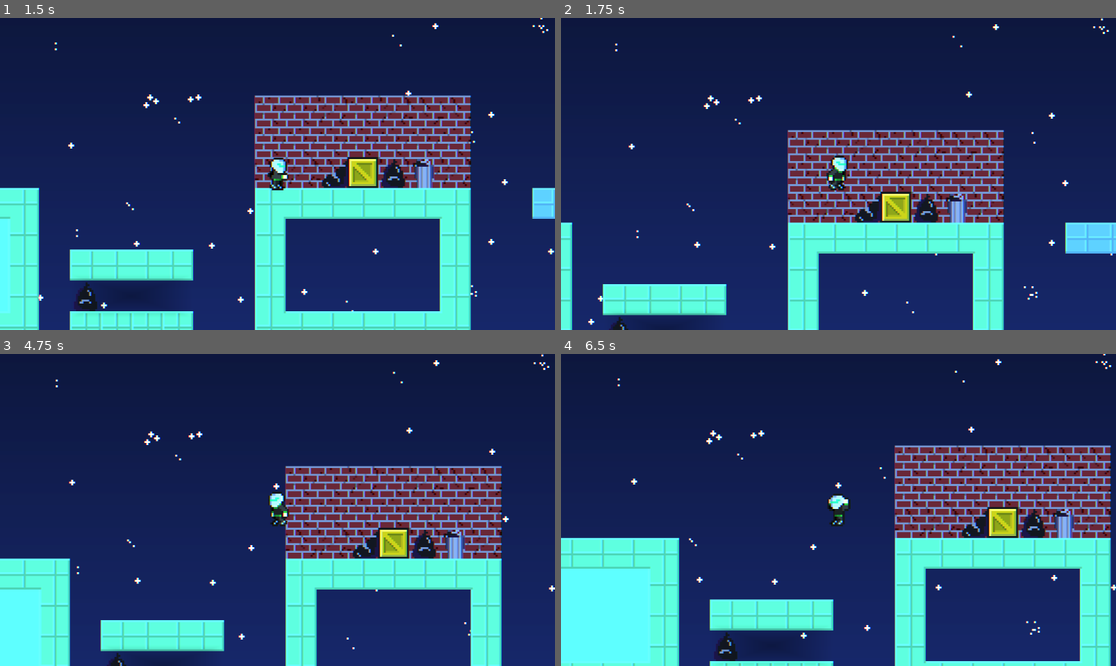
Above: before the commit, frames 1-4 (two rows, left to right).
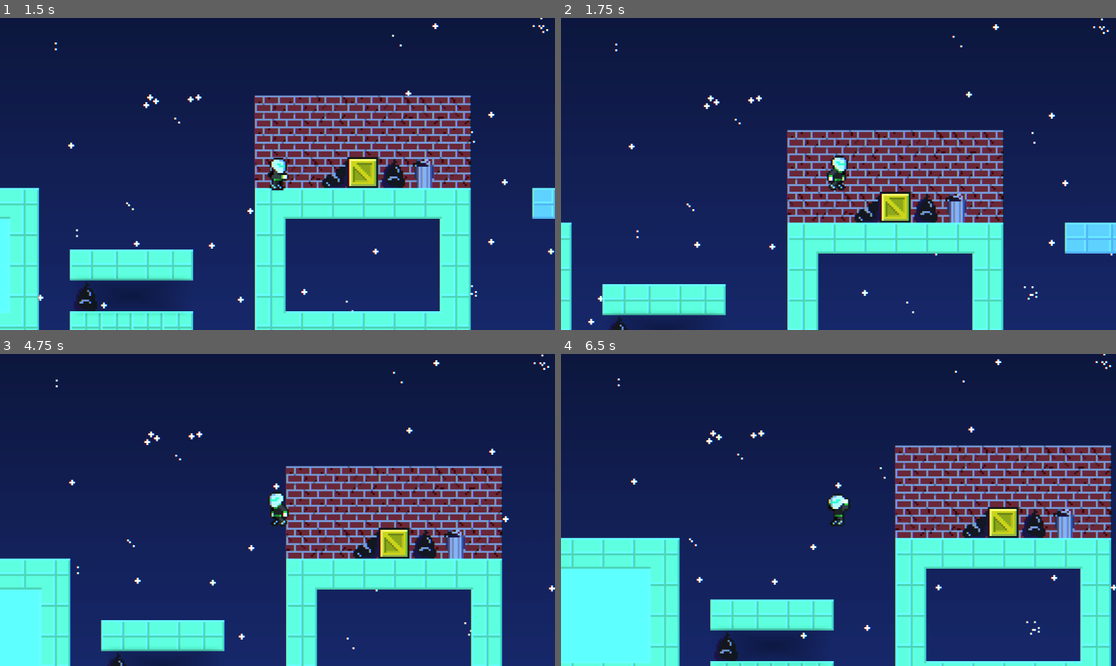
Above: after the commit, the same moments.

Repository: reneelias/Godot-2D-Platformer
Game: Godot game, scene res://Scenes/main.tscn
The game is run twice, just before and just after one commit, with the same random seed, the same clock (stepped at 60 frames per second) and the same inputs.
Inputs:
- Up to frame 1 (1.5 s): hold R 0.53-1.28 s; hold D (MoveRight) from 0.53 s (still down); tap Space (Jump) at 0.77 s; tap R at 1.35 s
- Up to frame 2 (1.75 s): keep holding D (MoveRight); tap Space (Jump) at 1.52 s
- Up to frame 3 (4.75 s): release D (MoveRight) at 2.03 s; hold A (MoveLeft) 2.03-2.78 s; hold R 2.03-2.78 s; hold D (MoveRight) 2.78-4.28 s; tap R at 2.85, 4.35 s; tap Space (Jump) at 3.02, 3.77, 4.52 s; hold R 3.53-4.28 s; hold A (MoveLeft) from 4.28 s (still down)
- Up to frame 4 (6.5 s): release A (MoveLeft) at 5.03 s; hold D (MoveRight) 5.03-5.78 s; hold R 5.03-5.78 s; hold A (MoveLeft) from 5.78 s (still down); tap R at 5.85 s; tap Space (Jump) at 6.02 s

Frame 1 is identical in both runs. In frame 2, 3.6% of the frame differs, in the area x 1-100%, y 35-100%; in frame 3, 3.7%; in frame 4, 4.1%, in the area x 1-100%, y 29-100%.

Commit message:
tighten up turning and friction

Diff:
--- a/2d-platformer/ObjectScenes/Player.tscn
+++ b/2d-platformer/ObjectScenes/Player.tscn
@@ -314,9 +314,9 @@
 sprite2D = NodePath("Sprite2D")
 animPlayer = NodePath("AnimationPlayer")
 jumpSpeed = 80.0
-friction = 0.2
-inAirDamp = 0.925
+inAirDamp = 0.95
 jumpSpeedFrames = 13
+turnSpeedScaler = 0.375
 maxVelX = 100.0
 jumpSpeedScaler = 0.375
 wallJumpSpeed = 150.0
--- a/2d-platformer/Scripts/CharacterController.gd
+++ b/2d-platformer/Scripts/CharacterController.gd
@@ -9,9 +9,12 @@
 @export var gravityScale := 9.81
 @export var moveSpeed := 5.0
 @export var jumpSpeed := 100.0
-@export var friction := .025
+## The higher the number, the less friction affects the player
+@export var frictionSpeedRetention := .25
 @export var inAirDamp := .5
 @export var jumpSpeedFrames := 10
+## How much velocity scaled down by when turning
+@export var turnSpeedScaler := .5
 const JUMP_FRAMES = 9
 const WALL_JUMP_FRAMES = 6
 var jumpSpeedFramesCount := 0
@@ -90,9 +93,14 @@
 	inputVelocity += moveSpeedVec * Input.get_axis("MoveLeft", "MoveRight") * (inAirDamp if (not is_on_floor()) else 1.0)
 
 	if is_on_floor() and inputVelocity.length() == 0:
-		velocity -= Vector2(velocity.x * friction, 0)
+		velocity.x *= frictionSpeedRetention
 
-	velocity += inputVelocity
+	if inputVelocity.x != 0 and velocity.x != 0 and abs(inputVelocity.x)/inputVelocity.x != abs(velocity.x)/velocity.x and is_on_floor():
+		velocity.x = moveSpeed * Input.get_axis("MoveLeft", "MoveRight") * (inAirDamp if (not is_on_floor()) else 1.0) * turnSpeedScaler
+		# velocity.x *= turnSpeedScaler
+	else:
+		velocity += inputVelocity
+
 	if abs(velocity.x) > maxVelX:
 		velocity.x = maxVelX if velocity.x > 0 else -maxVelX
 
